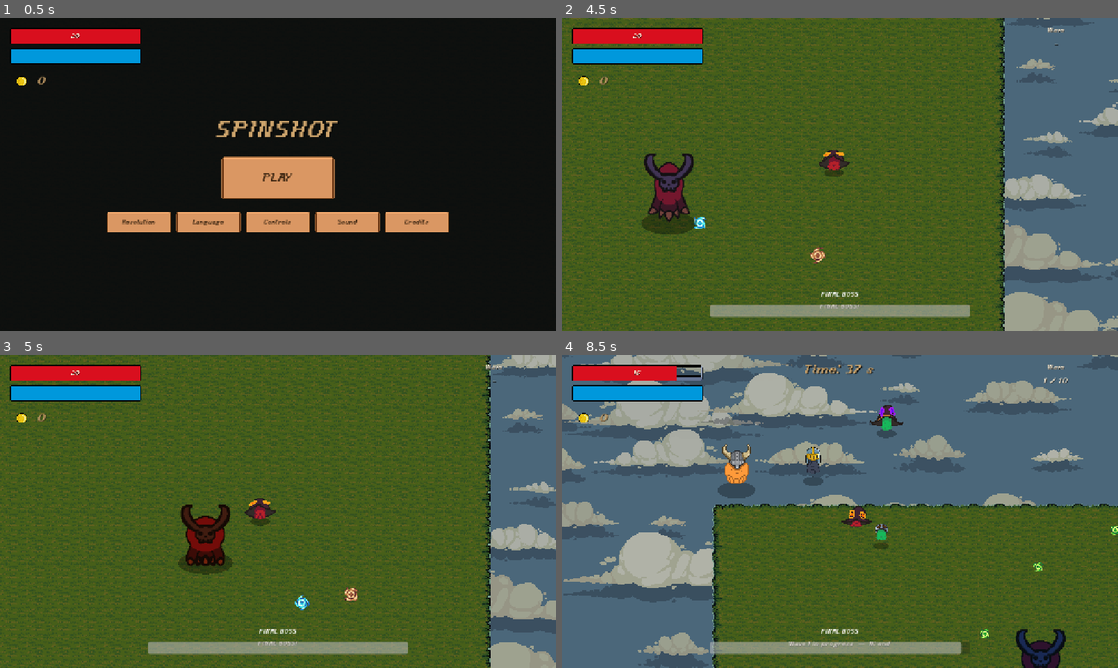
Above: before the commit, frames 1-4 (two rows, left to right).
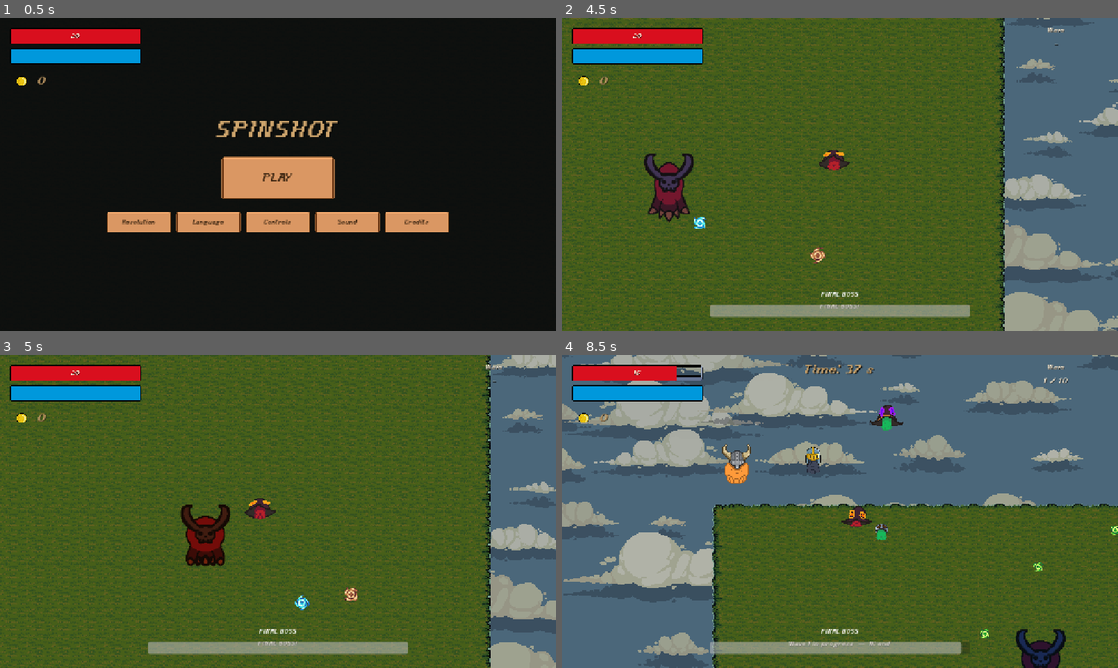
Above: after the commit, the same moments.

Repository: 4FCC/spinshot
Game: Godot game, scene res://Scenes/DEV-ROOM.tscn
Same seed, same stepped clock (60 frames per second), same inputs: the game is played once before the commit and once after it. This scene is started directly instead of the project's main scene.
Inputs (mouse positions are in pixels of both pictures, inside the frame that each line leads up to):
- Up to frame 1 (0.5 s): no input
- Up to frame 2 (4.5 s): click (840, 177) at 0.5 s; tap Enter at 1.25 s; move the mouse to (962, 158) at 1.27 s; hold D (Derecha) 1.28-2.03 s; tap Space (dodge) at 1.35 s; move the mouse to (728, 190) at 2.02 s; hold S (Abajo) 2.03-2.78 s; tap N (end_wave) at 2.1 s; move the mouse to (895, 105) at 2.77 s; hold D (Derecha) 2.78-3.53 s; hold Right mouse button (shoot) 2.78-3.53 s; move the mouse to (812, 237) at 3.52 s; hold W (Arriba) 3.53-4.28 s; click (812, 237) at 3.6 s; move the mouse to (1006, 221) at 4.27 s; hold A (Izquierda) from 4.28 s (still down); hold B (spawn_boss) from 4.28 s (still down)
- Up to frame 3 (5 s): keep holding A (Izquierda); keep holding B (spawn_boss)
- Up to frame 4 (8.5 s): move the mouse to (673, 464) at 5.02 s; release B (spawn_boss) at 5.03 s; tap one key every 0.75 s from 5.1 s: M (start_wave) 1 2 3 4; move the mouse to (867, 511) at 5.77 s; release A (Izquierda) at 5.78 s; hold S (Abajo) 5.78-6.53 s; move the mouse to (756, 433) at 6.52 s; hold D (Derecha) 6.53-7.28 s; move the mouse to (962, 495) at 7.27 s; hold W (Arriba) 7.28-8.03 s; move the mouse to (728, 527) at 8.02 s; hold D (Derecha) from 8.03 s (still down)

Frame 1 is identical in both runs. In frame 2, 0.5% of the frame differs, in the area x 14-51%, y 48-70%; in frame 3, 0.3%; in frame 4, 0.5%.

Commit message:
Remove code-drawn shadows and rework pause menu (Resume vs Exit)
1. Shadows: removed the procedurally generated drop shadows that overlapped
   when enemies clustered — deleted enemy.gd._add_shadow and its call
   (covers all enemies/variants/capitán), boss.gd._add_shadow + its exports
   and call, and the Shadow Polygon2D node in Player.tscn.

2. Pause menu UX:
   - The in-sprite "Exit" slot is now "Resume" (Reanudar): it just closes
     the menu and unpauses, so it's no longer confused with quitting.
   - Added a dedicated "Exit" button using the Rectangulo_UI_Para_texto
     sprite that actually calls get_tree().quit().
   - Wrapped the ESC box and the Exit button in a centered VBoxContainer so
     they're symmetric and aligned. Added Resume->Reanudar translation.

Verified: player/enemy/boss have no shadow nodes; Resume unpauses and closes
the menu; full game run boots with no script errors.

Co-Authored-By: Claude Opus 4.8 <noreply@anthropic.com>
Claude-Session: https://claude.ai/code/session_01EVFDgn2qQnY3SEDFH6Bwyc

Diff:
--- a/Scenes/Player.tscn
+++ b/Scenes/Player.tscn
@@ -35,11 +35,6 @@
 script = ExtResource("1_billy")
 spin_bullet_scene = ExtResource("3_bullet")
 ally_capitan_scene = ExtResource("6_ally")
-
-[node name="Shadow" type="Polygon2D" parent="." unique_id=1791078966]
-position = Vector2(0, 26)
-color = Color(0, 0, 0, 0.35)
-polygon = PackedVector2Array(24, 0, 22.83, 3.09, 19.42, 5.878, 14.11, 8.09, 7.416, 9.511, 0, 10, -7.416, 9.511, -14.11, 8.09, -19.42, 5.878, -22.83, 3.09, -24, 0, -22.83, -3.09, -19.42, -5.878, -14.11, -8.09, -7.416, -9.511, 0, -10, 7.416, -9.511, 14.11, -8.09, 19.42, -5.878, 22.83, -3.09)
 
 [node name="AnimatedSprite2D" type="AnimatedSprite2D" parent="." unique_id=1609067095]
 texture_filter = 1
--- a/Scripts/enemy.gd
+++ b/Scripts/enemy.gd
@@ -68,25 +68,10 @@
 	add_to_group("enemy")
 	health = max_health
 	sprite.scale = Vector2(sprite_scale, sprite_scale)
-	_add_shadow()
 	if run_sheet != null or sprite.sprite_frames == null:
 		_build_frames()
 	sprite.play("idle")
 	player = _find_player()
-
-func _add_shadow() -> void:
-	var rx := frame_size * sprite_scale * 0.30
-	var ry := rx * 0.44
-	var pts := PackedVector2Array()
-	for i in 16:
-		var a := i * TAU / 16.0
-		pts.append(Vector2(cos(a) * rx, sin(a) * ry))
-	var shadow := Polygon2D.new()
-	shadow.polygon = pts
-	shadow.color = Color(0, 0, 0, 0.3)
-	shadow.position = Vector2(0, frame_size * sprite_scale * 0.47)
-	add_child(shadow)
-	move_child(shadow, 0)
 
 func _find_player() -> Node2D:
 	var players = get_tree().get_nodes_in_group("player")
--- a/Scripts/game_mode.gd
+++ b/Scripts/game_mode.gd
@@ -924,9 +924,16 @@
 	center.set_anchors_preset(Control.PRESET_FULL_RECT)
 	_options_panel.add_child(center)
 
+	# VBox para que el cuadro ESC y el nuevo botón Exit queden centrados y alineados.
+	var vb := VBoxContainer.new()
+	vb.alignment = BoxContainer.ALIGNMENT_CENTER
+	vb.add_theme_constant_override("separation", 14)
+	center.add_child(vb)
+
 	var panel := Control.new()
 	panel.custom_minimum_size = Vector2(400, 400)
-	center.add_child(panel)
+	panel.size_flags_horizontal = Control.SIZE_SHRINK_CENTER
+	vb.add_child(panel)
 
 	var esc_bg := TextureRect.new()
 	esc_bg.set_anchors_preset(Control.PRESET_FULL_RECT)
@@ -948,7 +955,15 @@
 	_make_esc_button(panel, Vector2(col_l, 202), Vector2(w, h), "Resolution", _on_opt_resolution)
 	_make_esc_button(panel, Vector2(col_r, 202), Vector2(w, h), "Sound", _on_opt_sound)
 	_make_esc_button(panel, Vector2(col_l, 256), Vector2(w, h), "Credits", _on_opt_credits)
-	_make_esc_button(panel, Vector2(col_r, 256), Vector2(w, h), "Exit", _on_opt_exit)
+	# El último hueco del sprite ahora es REANUDAR (cierra el menú y quita la pausa),
+	# no salir del juego, para que no se confunda con cerrar la app.
+	_make_esc_button(panel, Vector2(col_r, 256), Vector2(w, h), "Resume", _on_opt_resume)
+
+	# Botón EXIT real: sprite Rectangulo_UI_Para_texto, centrado y alineado con el
+	# cuadro ESC (gracias al VBox). Este SÍ cierra el juego.
+	var exit_btn := _make_rect_button("Exit", Vector2(220, 64), 22, _on_opt_exit)
+	exit_btn.size_flags_horizontal = Control.SIZE_SHRINK_CENTER
+	vb.add_child(exit_btn)
 
 	# El panel ESC se añade ANTES que las cajas para que estas (hijas de 'ui')
 	# se dibujen POR ENCIMA de él al abrirlas.
@@ -1327,6 +1342,10 @@
 func _on_opt_exit() -> void:
 	get_tree().quit()
 
+func _on_opt_resume() -> void:
+	# Cierra el menú de pausa y reanuda el juego (no cierra la aplicación).
+	_set_options(false)
+
 func _on_opt_placeholder(_name: String) -> void:
 	# Botón interactivo, pendiente de implementación futura.
 	pass
--- a/Scripts/i18n.gd
+++ b/Scripts/i18n.gd
@@ -56,6 +56,7 @@
 	"Credits": "Créditos",
 	"CREDITS": "CRÉDITOS",
 	"Exit": "Salida",
+	"Resume": "Reanudar",
 	"Back": "Volver",
 	# --- Nombres de jefes (etiquetas en escena) ---
 	"FINAL BOSS": "JEFE FINAL",
--- a/mecanicas de jefe/boss.gd
+++ b/mecanicas de jefe/boss.gd
@@ -59,9 +59,6 @@
 @export var anim_fps_run: float = 9.0
 @export var anim_fps_attack: float = 12.0
 @export var sprite_scale: float = 1.6
-@export var shadow_rx: float = 68.0
-@export var shadow_ry: float = 28.0
-@export var shadow_offset_y: float = 90.0
 
 @onready var sprite: AnimatedSprite2D = $AnimatedSprite2D
 @onready var hitbox: Area2D = $Hitbox
@@ -85,7 +82,6 @@
 	health = max_health
 	sprite.scale = Vector2(sprite_scale, sprite_scale)
 	_base_sprite_scale = sprite.scale
-	_add_shadow()
 	_build_frames()
 	sprite.play("idle")
 	player = _find_player()
@@ -93,18 +89,6 @@
 	bar.value = health
 	_decide_cd = decide_interval
 	state = S.FOLLOW
-
-func _add_shadow() -> void:
-	var pts := PackedVector2Array()
-	for i in 20:
-		var a := i * TAU / 20.0
-		pts.append(Vector2(cos(a) * shadow_rx, sin(a) * shadow_ry))
-	var shadow := Polygon2D.new()
-	shadow.polygon = pts
-	shadow.color = Color(0, 0, 0, 0.35)
-	shadow.position = Vector2(0, shadow_offset_y)
-	add_child(shadow)
-	move_child(shadow, 0)
 
 # =============================================================================
 # CICLO PRINCIPAL
